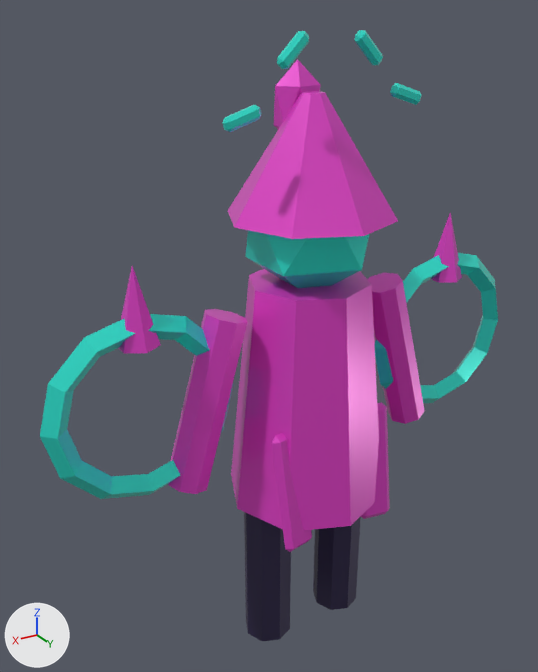
The glTF model assets/models/hero_rift_dancer.glb: old version first, new version second.
Camera for both pictures: a 50 mm camera at (1.47, 2.17, 2.47) aimed at (0.1, -0.12, 1.32). Arrows for +X, +Y and +Z are at lower left; the lights stay in place. The picture after the commit comes second.

The first picture shows 'hero_rift_dancer'.
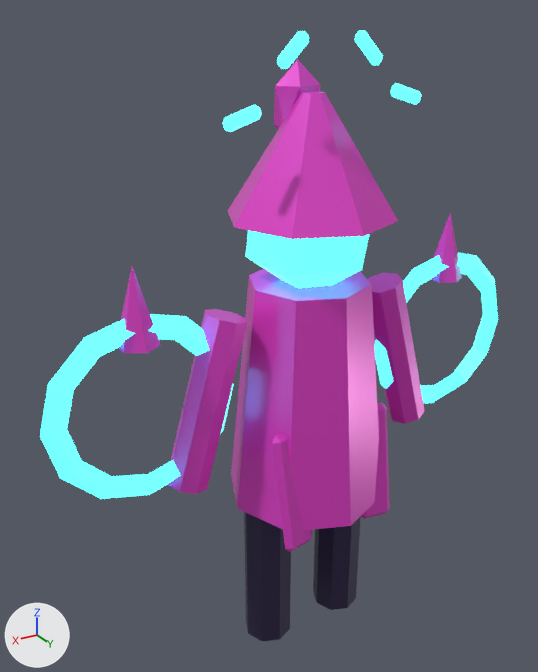
The change, as JSON lines over the scene's bpy script:
```json
{"op": "add", "block": "mat_dancer_teal", "code": "mat_dancer_teal.emission_strength = 2.2"}
{"op": "add", "block": "mat_dancer_teal", "code": "mat_dancer_teal.emission_color = (0.076, 1.0, 0.856)  # cyan #4effee"}
```

What differs and where, as boxes [x1, y1, x2, y2] in the pictures (538 x 672 px):
```json
{"object": "hero_rift_dancer", "change": "recoloured, surface changed", "before": [40, 30, 498, 499], "after": [40, 30, 498, 499], "on screen": "lighter"}
```
